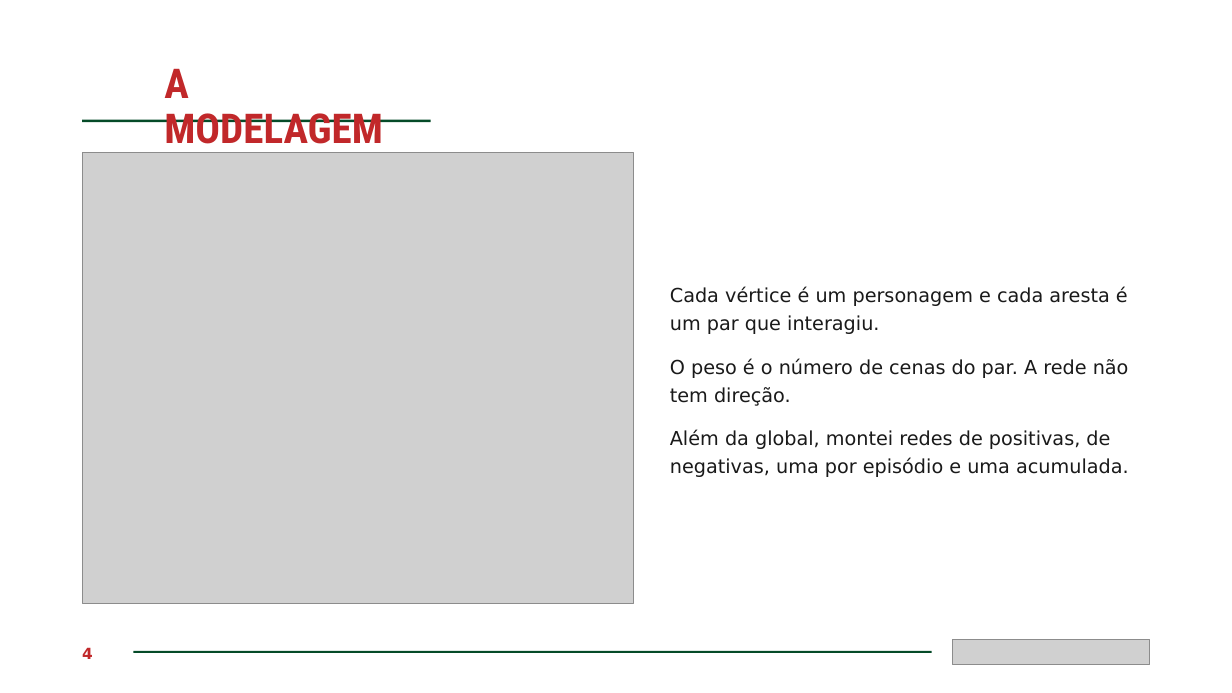
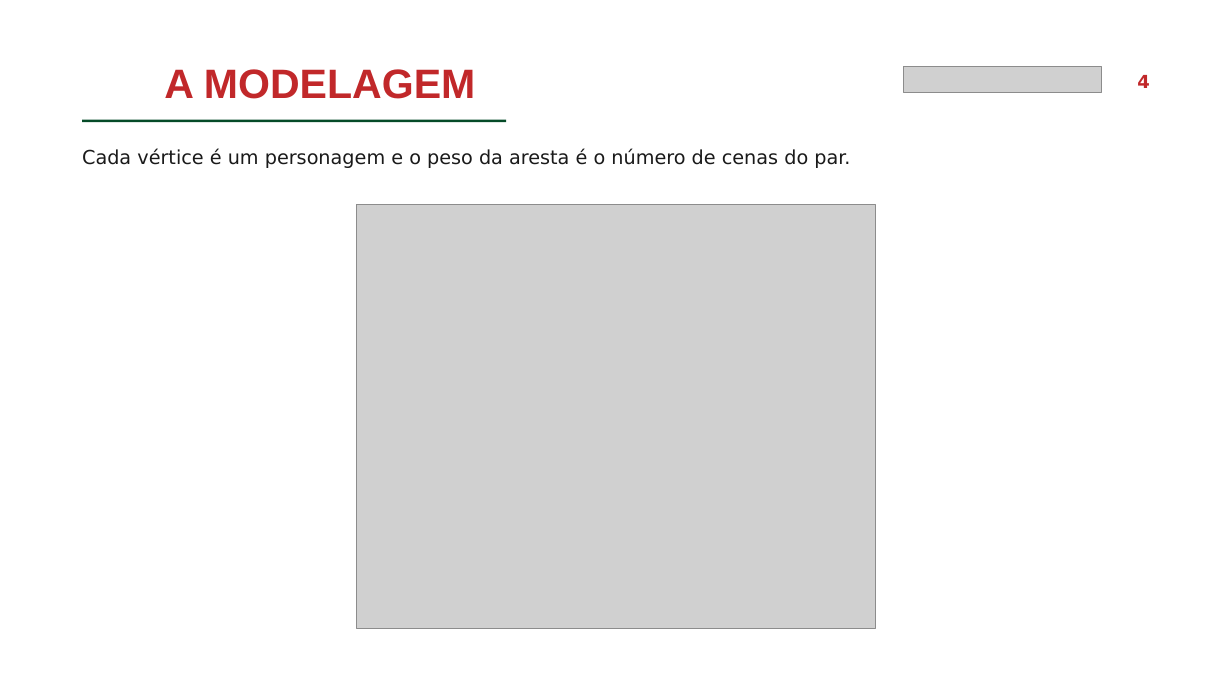
Before and after one commit to AlizonCaetano/dataset-cyberpunk, a slide deck: slide 4 of apresentacao.pptx. Drawn at 1232x693 pixels with LibreOffice and Linux fonts; fonts in the diff are those of the drawing; grey boxes stand for pictures. Boxes give left, top, right and bottom in pixels: in the first picture for what was removed or moved away, otherwise in the second. Text is boxed around its words. In the diff, an @@ line names an element or a change of style, - is before the commit and + after.

```diff
--- a/apresentacao.pptx
+++ b/apresentacao.pptx
@@ title "A MODELAGEM" at <box>164,69,476,99</box>: font Roboto Condensed to Arial @@
@@ picture: place and size @@
-picture at <box>953,640,1151,665</box>
+picture at <box>904,67,1102,92</box>
@@ text "4": place and size @@
-text "4" at <box>82,647,93,659</box>
+text "4" at <box>1137,75,1149,88</box>
@@ text "4" at <box>1137,75,1149,88</box>: size 12 to 14 pt; alignment left to right; line spacing 16.8pt to 19.6pt @@
@@ text at <box>82,148,850,168</box>: text changed @@
-O peso é o número de cenas do par. A rede não tem direção.
+Cada vértice é um personagem e o peso da aresta é o número de cenas do par.
@@ line moved from (82, 121) - (431, 121) to (82, 121) - (506, 121) @@
@@ picture: place and size @@
-picture at <box>82,152,634,604</box>
+picture at <box>357,204,876,628</box>
@@ text removed at <box>670,287,1128,334</box> @@
-Cada vértice é um personagem e cada aresta é um par que interagiu.
@@ text removed at <box>670,430,1129,477</box> @@
-Além da global, montei redes de positivas, de negativas, uma por episódio e uma acumulada.
@@ rectangle removed at <box>133,652,932,653</box> @@
```
Also in this commit, not shown: 9 other slides changed, 20 slides added, 4 slides removed.
